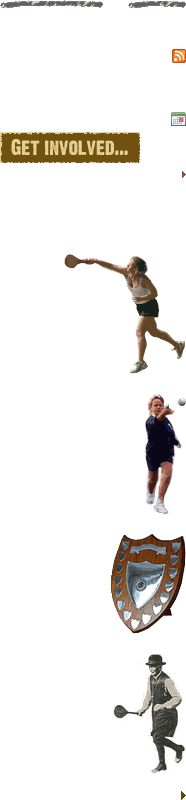
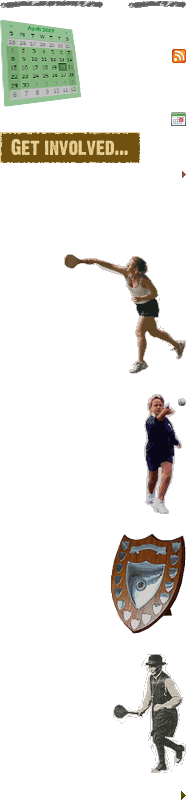
The second 186px x 800px image is a revision of the first. Changes to its layers:
added layer "Layer 1" above "home images" over [0, 19, 81, 107]
"home images": blend screen → normal, painted on it over [64, 254, 186, 773]
